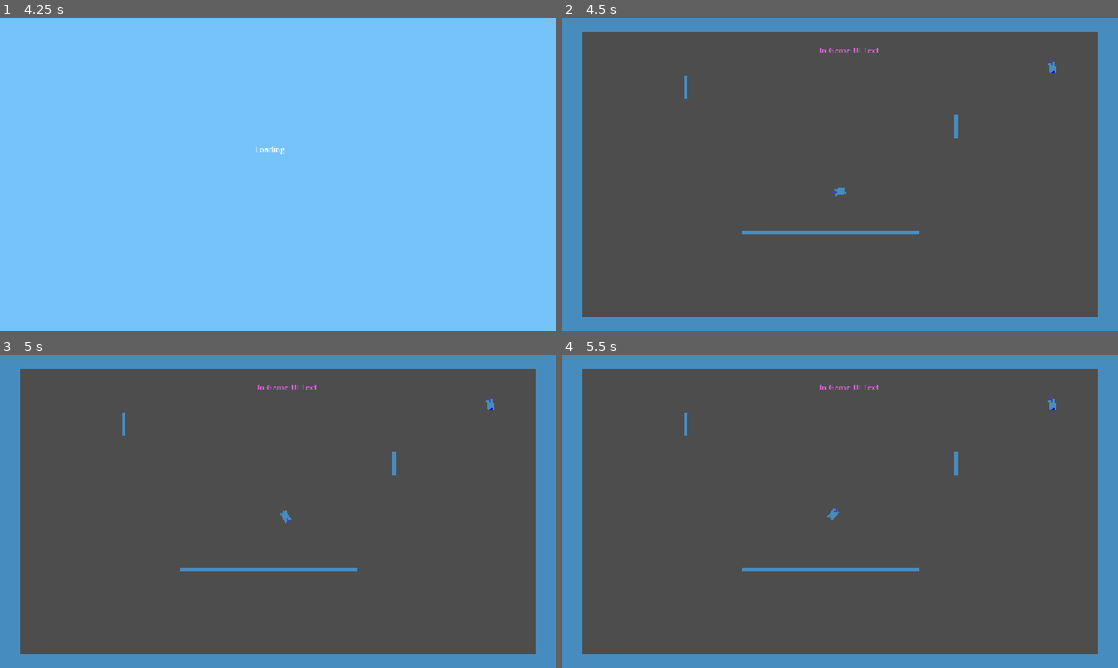
Above: before the commit, frames 1-4 (two rows, left to right).
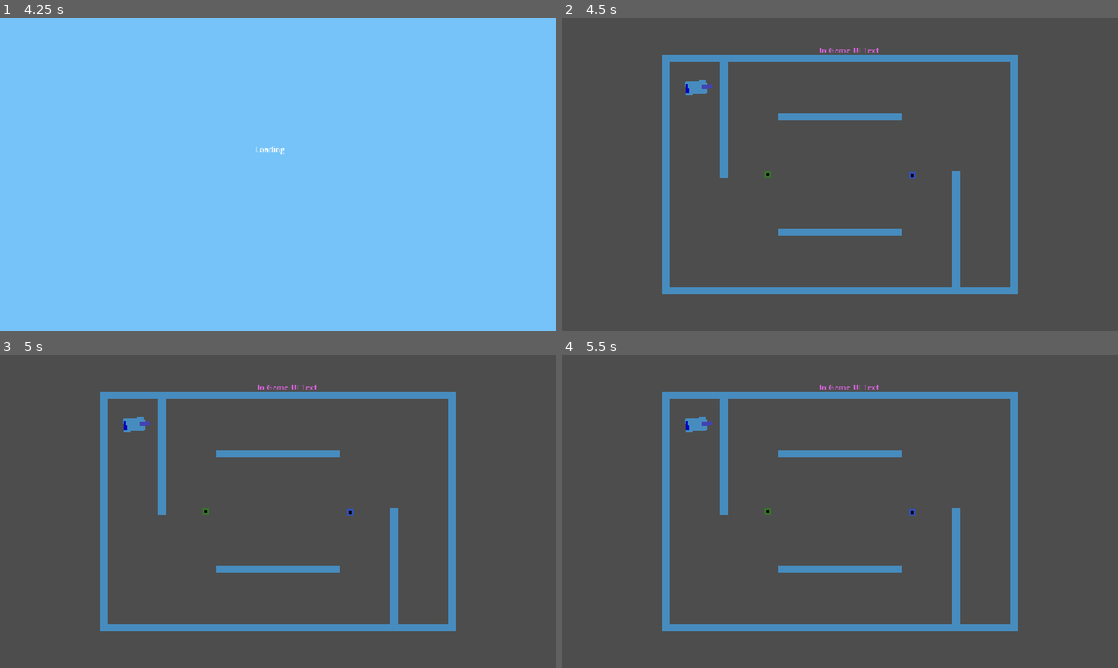
Above: after the commit, the same moments.

Repository: JoeyGiordano/TankTrouble2
Game: Godot game, scene res://game_container/game_container.tscn
Same seed, same stepped clock (60 frames per second), same inputs: the game is played once before the commit and once after it. The engine's default icon, where the game draws it, is replaced by a stand-in: a white triangle on a blue panel in a dark square.
Inputs:
- Up to frame 1 (4.25 s): click "[CutSceneOver]" at 0.5 s; click "Play" at 1.25 s; click "Play!" at 2 s; tap Enter at 2.75 s; hold W (player1_up) 2.78-3.53 s; hold . (player0_shoot) 2.78-3.53 s; tap Space at 3.5 s; hold Down (ui_down) from 3.53 s (still down); tap Q (player1_shoot) at 3.6 s
- Up to frame 2 (4.5 s): tap Enter at 4.25 s; release Down (ui_down) at 4.28 s; hold W (player1_up) from 4.28 s (still down); tap K (player2_right) at 4.35 s
- Up to frame 3 (5 s): keep holding W (player1_up)
- Up to frame 4 (5.5 s): keep holding W (player1_up); tap Shift at 5.1 s

Frame 1 is identical in both runs. In frame 2, 23% of the frame differs, in the area x 0-100%, y 0-100%; in frame 3, 23%; in frame 4, 23%.

Commit message:
Bug Fixes
Multibullet bug fix that didn't push
Entities all queue freed at the end of the level

Diff:
--- a/autoloads/LevelLoader.gd
+++ b/autoloads/LevelLoader.gd
@@ -7,6 +7,7 @@
 ## Loads levels and spawns players.
 
 func remove_level() :
+	destroy_all_entities()
 	Utility.remove_scene_in_holder(Global.LevelHolder) # the level manager is on the level node
 
 func next_level() :
@@ -18,9 +19,15 @@
 func _switch_level(new_level : PackedScene) :
 	#replace the scene in the LevelHolder with a newly instantiated scene from PackedScene new_level
 	#use Reference to get scenes instead of loading them yourself!
+	destroy_all_entities()
 	Utility.replace_scene_in_holder(Global.LevelHolder, new_level)
 
 func _determine_next_level() -> String :
-	return "test_level_" + str(randi_range(0,3))
-	#return "test_level_3"
+	#return "test_level_" + str(randi_range(0,3))
+	return "test_level_3"
 	#return "test_level_gen_level"
+
+func destroy_all_entities() :
+	var x = Global.Entities.get_children()
+	for i in range(x.size()-1,-1,-1) :
+		Global.Entities.remove_child(x.get(i))
--- a/game/bullets/multi_bullet/multi_bullet.gd
+++ b/game/bullets/multi_bullet/multi_bullet.gd
@@ -50,12 +50,12 @@
 		tank.die()
 		#wait for tank to despawn so that bullet shards dont hit player
 		await get_tree().create_timer(0.02).timeout
-		spawn_shards()
+		call_deferred("spawn_shards")
 		queue_free()
 
 # when bullet hits a wall, it deletes itself and sprays the basic bullets
 func on_body_entered(_body : Node) :
-	spawn_shards()
+	call_deferred("spawn_shards")
 	queue_free()
 
 func on_end_of_round() :
--- a/tank/tank.gd
+++ b/tank/tank.gd
@@ -110,6 +110,7 @@
 ## State
 
 func die() :
+	if dead : return
 	lock()
 	#play death sound and anim
 	despawn()
